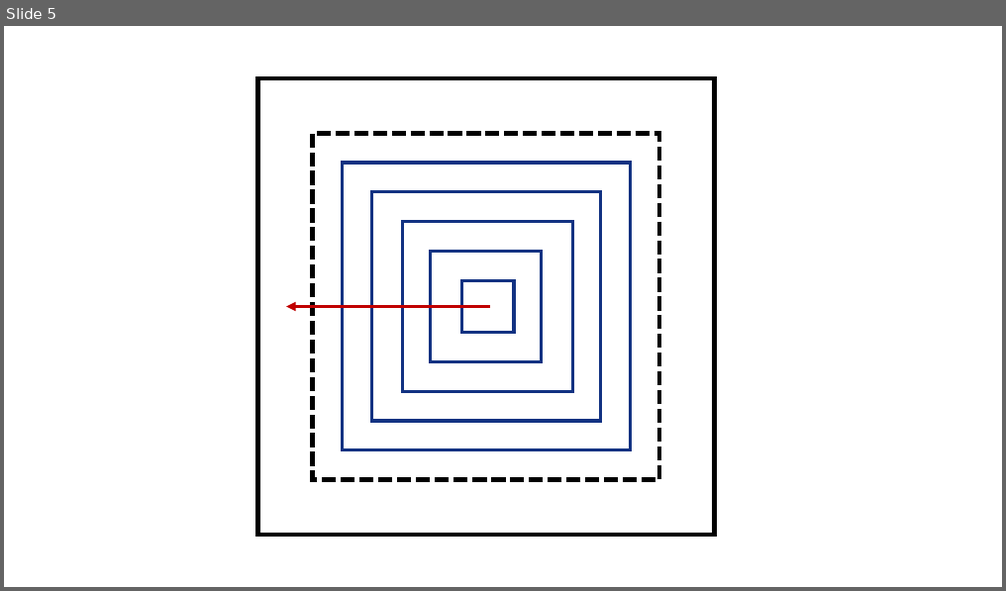
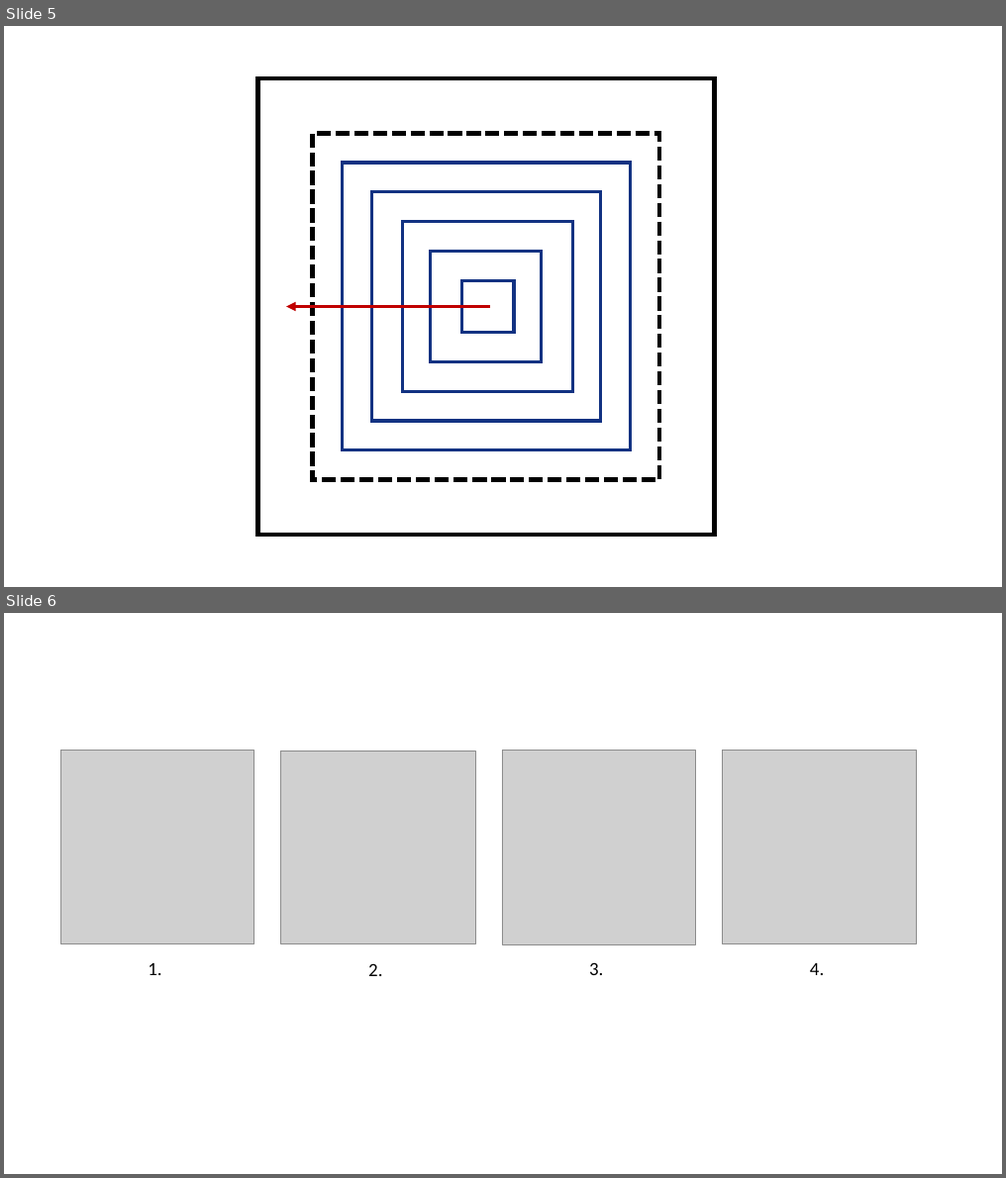
Before and after one commit to kariln/Predictions-of-thermal-fields-in-additive-manufacturing, a slide deck: Deposition_Patterns/Illustrations_deposition_paths.pptx. Shown one above the other, each under a label of ours: slide 5 before the commit, slides 5 and 6 after it. The pictures are 1006x591 and 1006x1178 pixels, drawn with LibreOffice and Linux fonts; fonts in the diff are those of the drawing; grey boxes stand for pictures. Boxes give left, top, right and bottom in pixels: in the first picture for what was removed or moved away, otherwise in the second. Text is boxed around its words. In the diff, an @@ line names an element or a change of style, - is before the commit and + after.

```diff
--- a/Deposition_Patterns/Illustrations_deposition_paths.pptx
+++ b/Deposition_Patterns/Illustrations_deposition_paths.pptx
@@ slide 6 added at [4, 613, 1002, 1174], background #FFFFFF @@
@@ picture added at [60, 750, 254, 945] @@
@@ picture added at [280, 751, 475, 945] @@
@@ picture added at [502, 750, 696, 945] @@
@@ picture added at [723, 751, 917, 945] @@
@@ text added at [148, 963, 161, 975], 18 pt, text #000000 @@
+1.
@@ text added at [368, 963, 382, 976], 18 pt, text #000000 @@
+2.
@@ text added at [589, 962, 603, 975], 18 pt, text #000000 @@
+3.
@@ text added at [810, 963, 824, 975], 18 pt, text #000000 @@
+4.
```
Also in this commit, not shown: 6 other files.
